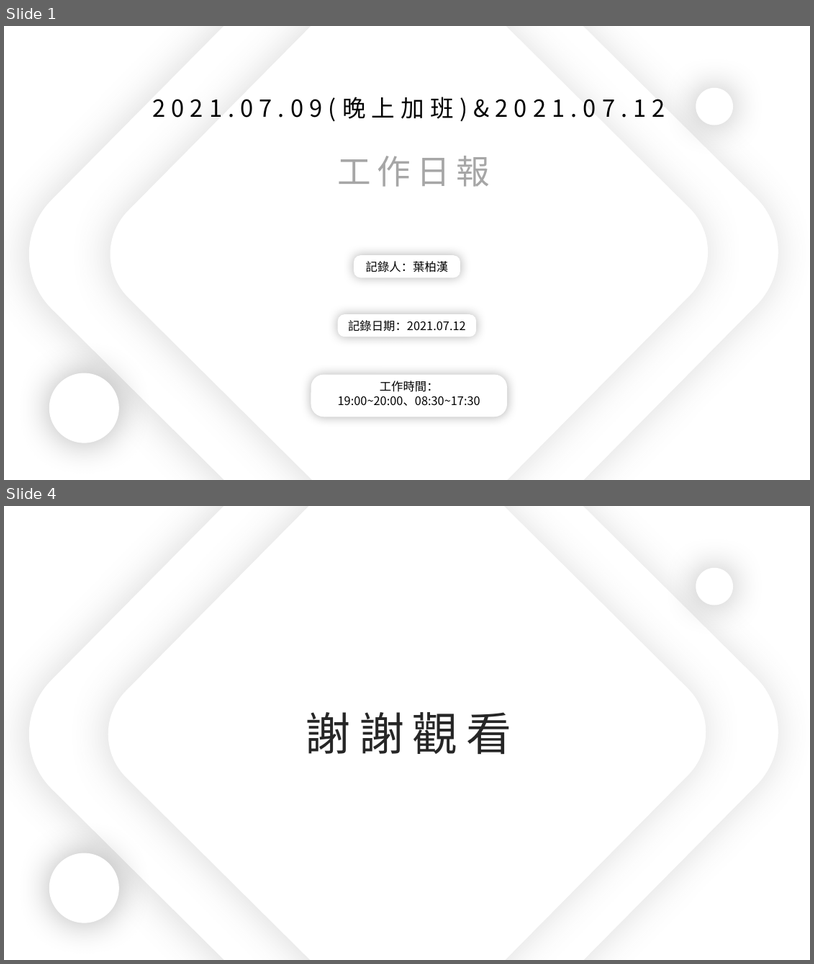
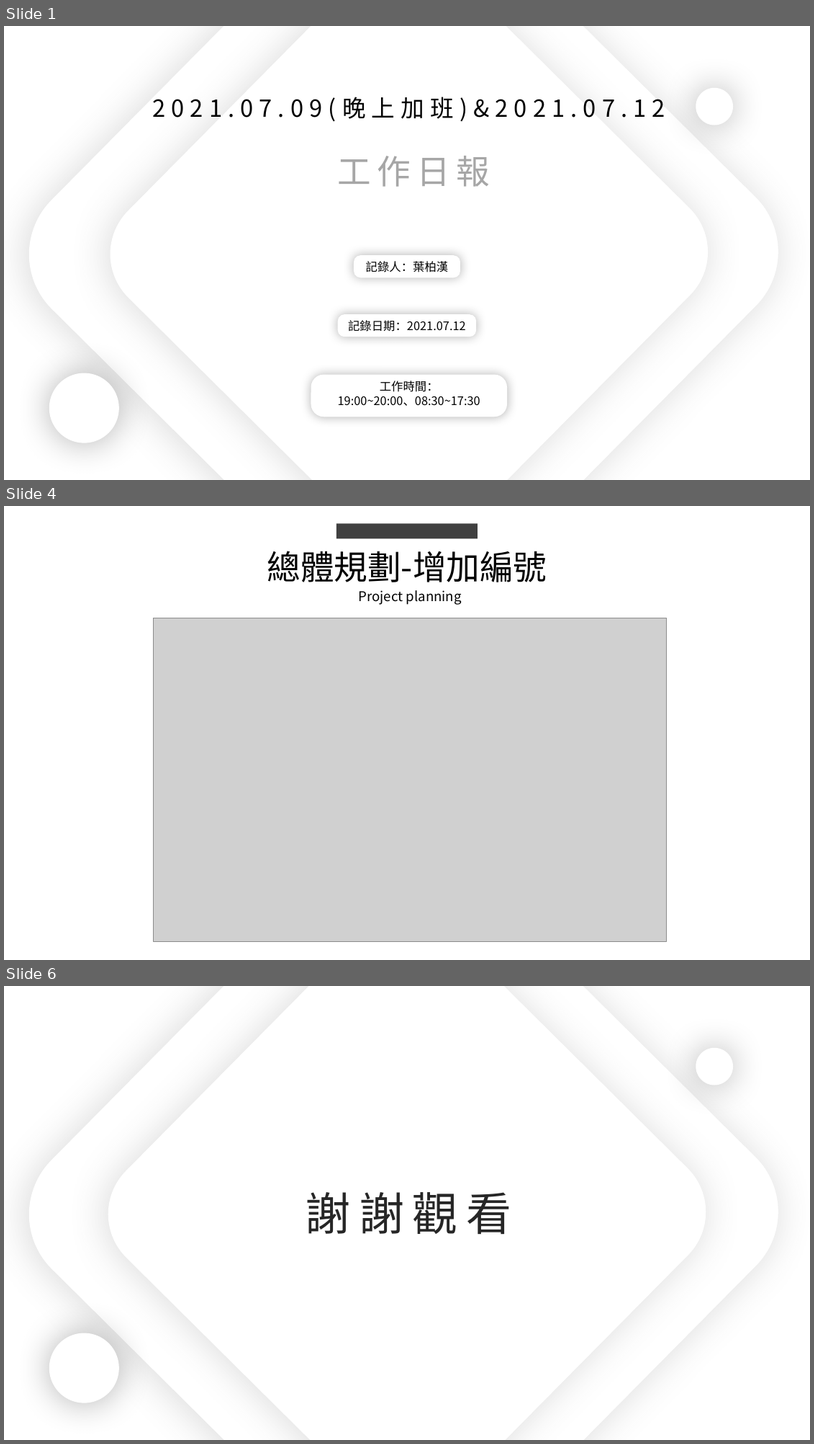
Before and after one commit to king637324/KnowledgeGreenhouseSystem, a slide deck: 工作日報_葉柏漢/2021.07.09(晚上加班)&2021.07.12工作日報_葉柏漢.pptx. Shown one above the other, each under a label of ours: slides 1 and 4 before the commit, slides 1, 4 and 6 after it; the slides between them are not shown. The pictures are 814x964 and 814x1444 pixels, drawn with LibreOffice and Linux fonts; fonts in the diff are those of the drawing; grey boxes stand for pictures. Boxes give left, top, right and bottom in pixels: in the first picture for what was removed or moved away, otherwise in the second. Text is boxed around its words. In the diff, an @@ line names an element or a change of style, - is before the commit and + after.

```diff
--- a/工作日報_葉柏漢/2021.07.09(晚上加班)&2021.07.12工作日報_葉柏漢.pptx
+++ b/工作日報_葉柏漢/2021.07.09(晚上加班)&2021.07.12工作日報_葉柏漢.pptx
@@ slide 4 added at [4,506,810,960], background #FFFFFF @@
@@ rectangle added at [337,523,478,538], fill #404040 @@
@@ text added at [267,551,547,582], 40 pt, text #000000 @@
+總體規劃-增加編號
@@ text added at [359,590,462,605], 16 pt, text #000000 @@
+Project planning
@@ picture added at [154,618,667,941] @@
@@ what was slide 4 is now slide 6 @@
```
Also in this commit, not shown: 2 slides changed, 1 other slide added, 2 other files.
